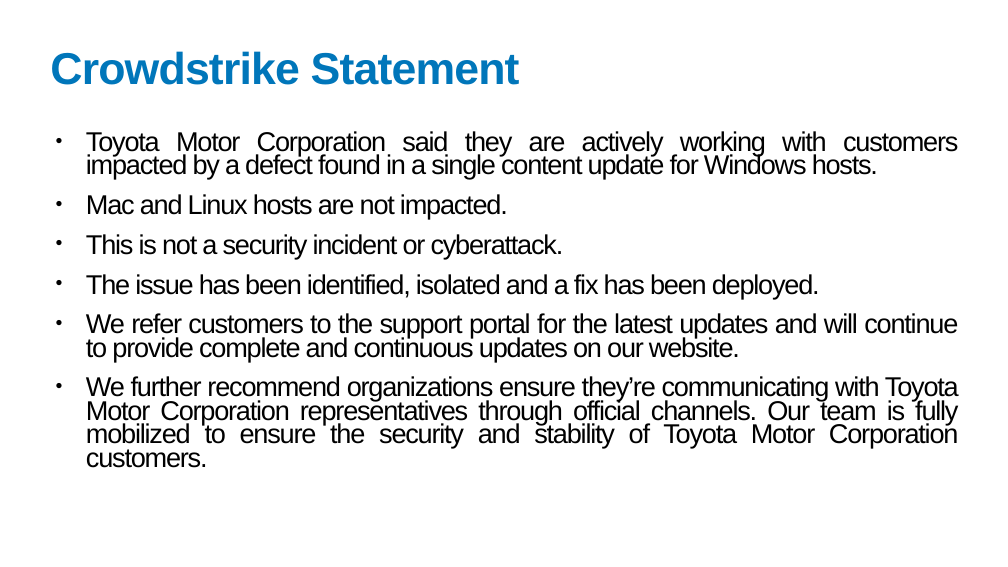
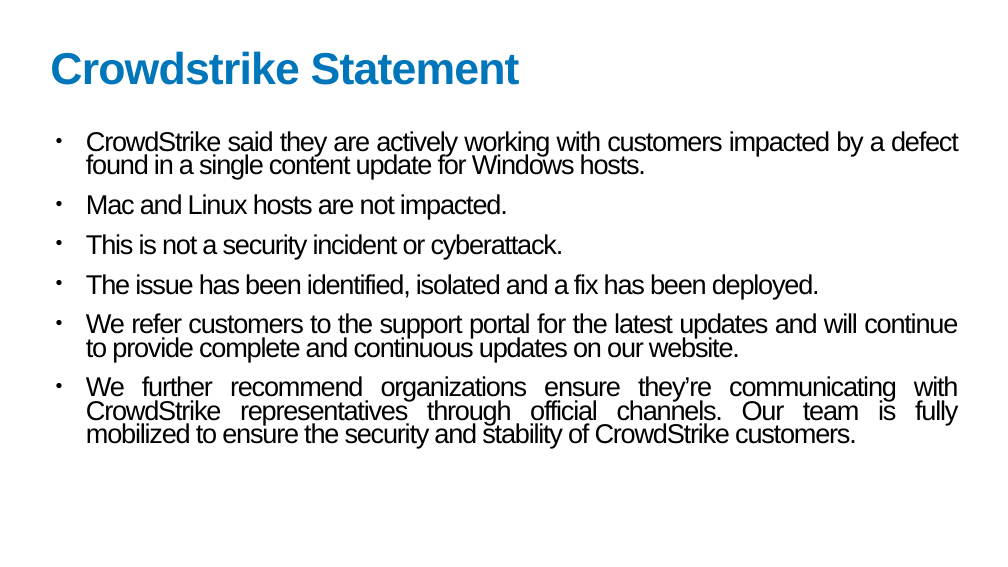
Before and after one commit to Swarnim1812/REDACT-TOOL, a slide deck: slide 4 of backend/outputs2/redacted_Crowdstrike_Prelim_Assessment_new.pptx. Drawn at 1008x567 pixels with LibreOffice and Linux fonts; fonts in the diff are those of the drawing. Boxes give left, top, right and bottom in pixels: in the first picture for what was removed or moved away, otherwise in the second. Text is boxed around its words. In the diff, an @@ line names an element or a change of style, - is before the commit and + after.

```diff
--- a/backend/outputs2/redacted_Crowdstrike_Prelim_Assessment_new.pptx
+++ b/backend/outputs2/redacted_Crowdstrike_Prelim_Assessment_new.pptx
@@ text at box(86, 131, 959, 179): text changed @@
-● Toyota Motor Corporation said they are actively working with customers impacted by a defect found in a single content update for Windows hosts.
+● CrowdStrike said they are actively working with customers impacted by a defect found in a single content update for Windows hosts.
@@ text at box(86, 376, 959, 448): text changed @@
-● We further recommend organizations ensure they’re communicating with Toyota Motor Corporation representatives through official channels. Our team is fully mobilized to ensure the security and stability of Toyota Motor Corporation customers.
+● We further recommend organizations ensure they’re communicating with CrowdStrike representatives through official channels. Our team is fully mobilized to ensure the security and stability of CrowdStrike customers.
```
Also in this commit, not shown: 10 other slides changed, 1 slide added, 1 slide removed, 10 other files.
